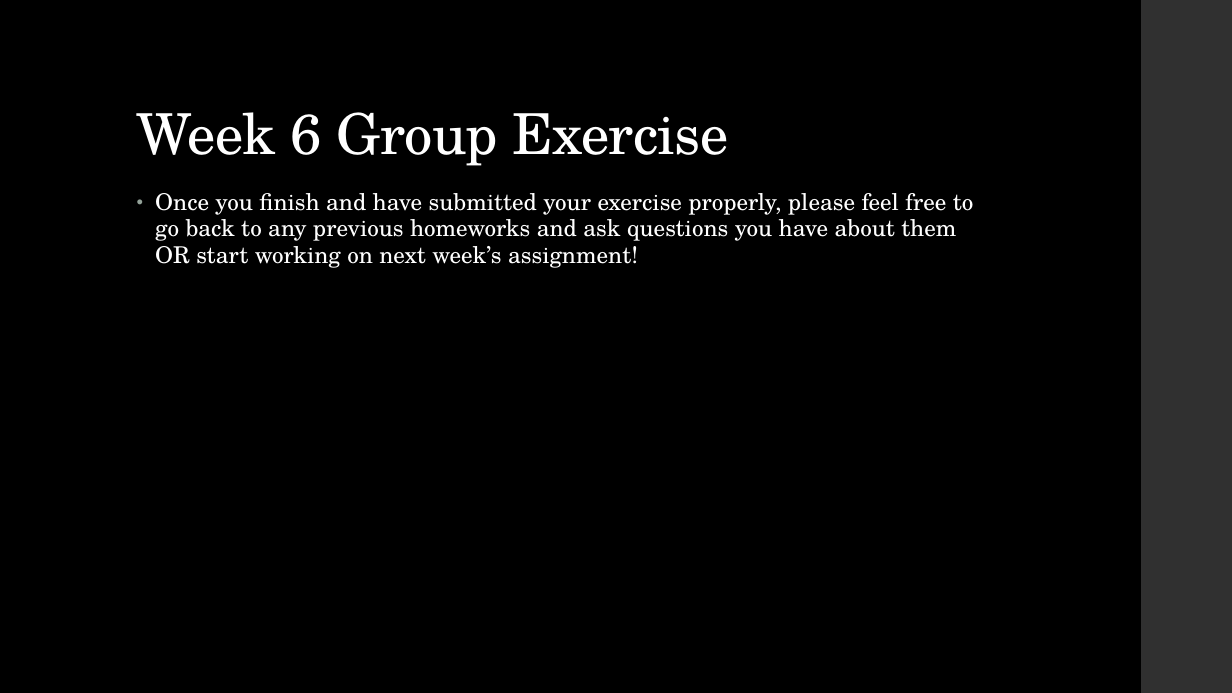
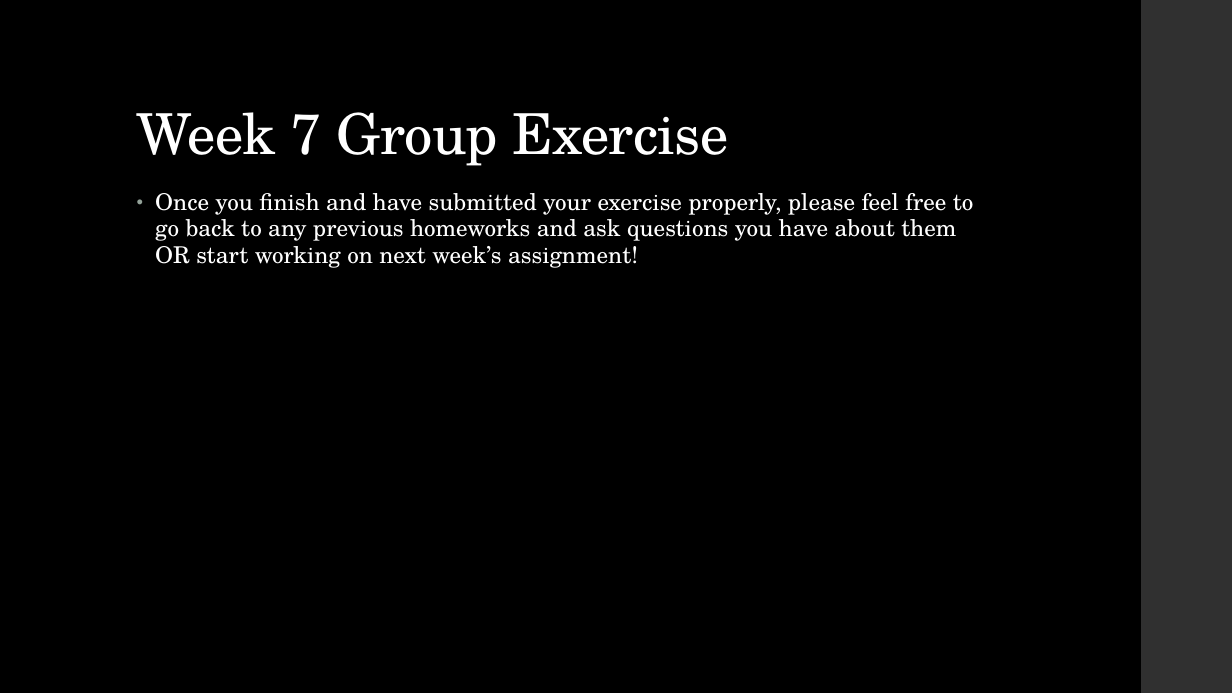
Before and after one commit to LaunchCoderGirlSTL/Data-Science-Assignments, a slide deck: slide 16 of course_material/week_07/week_07_presentation.pptx. Drawn at 1232x693 pixels with LibreOffice and Linux fonts; fonts in the diff are those of the drawing. Boxes give left, top, right and bottom in pixels: in the first picture for what was removed or moved away, otherwise in the second. Text is boxed around its words. In the diff, an @@ line names an element or a change of style, - is before the commit and + after.

```diff
--- a/course_material/week_07/week_07_presentation.pptx
+++ b/course_material/week_07/week_07_presentation.pptx
@@ title at (x1=137, y1=112, x2=729, y2=166): text changed @@
-Week 6 Group Exercise
+Week 7 Group Exercise
```
Also in this commit, not shown: 2 other slides changed, 2 other files.
